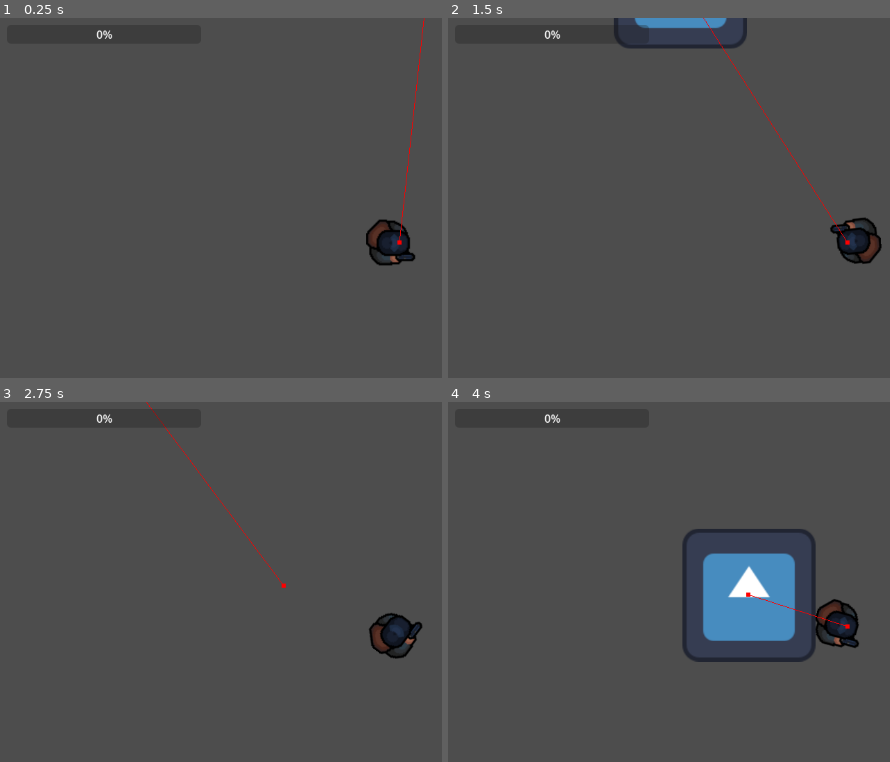
Above: before the commit, frames 1-4 (two rows, left to right).
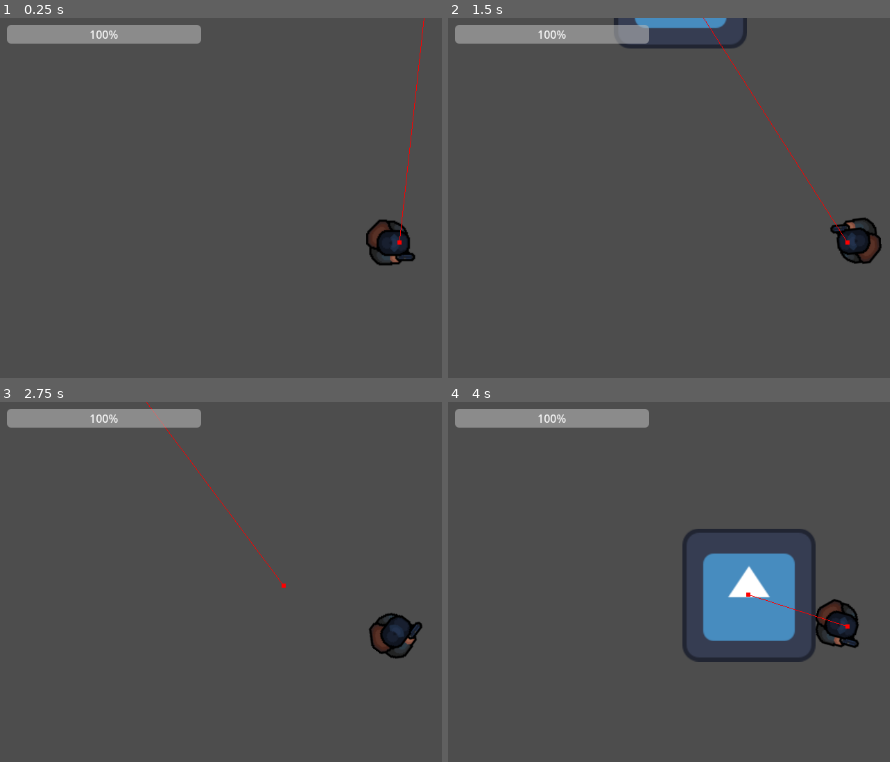
Above: after the commit, the same moments.

Repository: carlosManoelWendorff1/koma-zone
Game: Godot game, scene res://main.tscn
Two runs of this game, one before a commit and one after it. Both use one fixed random seed, a clock stepped at 60 frames per second and the inputs below. The engine's default icon, where the game draws it, is replaced by a stand-in: a white triangle on a blue panel in a dark square.
Inputs (mouse positions are in pixels of both pictures, inside the frame that each line leads up to):
- Up to frame 1 (0.25 s): no input
- Up to frame 2 (1.5 s): tap Enter (ui_accept) at 0.5, 0.77 s; move the mouse to (outside the picture) at 0.52 s; hold Right (ui_right) 0.53-1.28 s; move the mouse to (686, 266) at 1.27 s; hold Down (ui_down) from 1.28 s (still down)
- Up to frame 3 (2.75 s): tap Enter (ui_accept) at 1.52 s; move the mouse to (outside the picture) at 2.02 s; release Down (ui_down) at 2.03 s; hold Right (ui_right) from 2.03 s (still down)
- Up to frame 4 (4 s): move the mouse to (806, 715) at 2.77 s; release Right (ui_right) at 2.78 s; hold Up (ui_up) 2.78-3.53 s; tap Enter (ui_accept) at 3.02, 3.77 s; move the mouse to (outside the picture) at 3.52 s; hold Left (ui_left) from 3.53 s (still down)

The runs differ from the first frame. In frame 1, 2.3% of the frame differs, in the area x 1-46%, y 1-8%; in frame 2, 2.3%; in frame 3, 2.3%; in frame 4, 2.3%.

Commit message:
feat: add health to player

Diff:
--- a/main.tscn
+++ b/main.tscn
@@ -484,6 +484,8 @@
 [node name="Camera2D" type="Camera2D" parent="player"]
 zoom = Vector2(1.5, 1.5)
 
+[node name="CanvasLayer" parent="player" instance=ExtResource("4_1bvp3")]
+
 [node name="NormalZombie" parent="." node_paths=PackedStringArray("player") instance=ExtResource("2_0xm2m")]
 position = Vector2(314, 146)
 player = NodePath("../player")
@@ -495,5 +497,3 @@
 [node name="TileMap" type="TileMap" parent="NavigationRegion2D"]
 tile_set = SubResource("TileSet_7mycd")
 format = 2
-
-[node name="CanvasLayer" parent="." instance=ExtResource("4_1bvp3")]
--- /dev/null
+++ b/player/hud.gd
@@ -0,0 +1,11 @@
+extends CanvasLayer
+
+
+# Called when the node enters the scene tree for the first time.
+func _ready() -> void:
+	pass # Replace with function body.
+
+
+# Called every frame. 'delta' is the elapsed time since the previous frame.
+func _process(delta: float) -> void:
+	pass
--- a/player/hud.tscn
+++ b/player/hud.tscn
@@ -1,6 +1,9 @@
-[gd_scene format=3 uid="uid://curglin4n6dw"]
+[gd_scene load_steps=2 format=3 uid="uid://curglin4n6dw"]
+
+[ext_resource type="Script" uid="uid://5xodf7741lp0" path="res://player/hud.gd" id="1_2mhk3"]
 
 [node name="CanvasLayer" type="CanvasLayer"]
+script = ExtResource("1_2mhk3")
 
 [node name="MarginContainer" type="MarginContainer" parent="."]
 anchors_preset = 15
--- a/player/player.gd
+++ b/player/player.gd
@@ -7,6 +7,10 @@
 @export var money = 0
 @export var KillCount = 0
 var current_position: Vector2
+var player_health = 100
+
+func _ready() -> void:
+	$CanvasLayer/MarginContainer/VBoxContainer/vida.value = player_health
 
 func _physics_process(delta: float) -> void:
 	var input_vector = Vector2.ZERO
Not shown, added: player/hud.gd.uid
